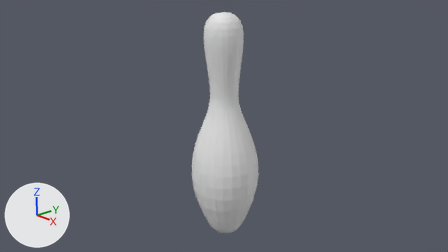
The Blender file BlenderProjects/RotationalExtrusionWithBowlingPin/RotationalExtrusionWithBowlingPin.blend: old version first, new version second.
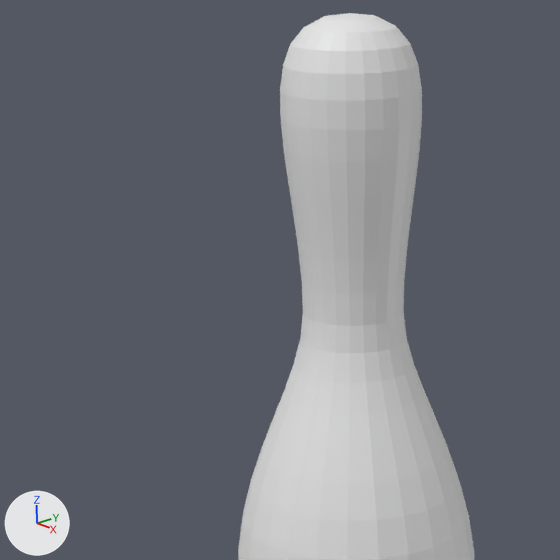
Each version is shown from the file's camera 'Camera', then close up on the part from 28% to 63% of the width and 3% to 66% of the height. Arrows for +X, +Y and +Z are at lower left; the lights stay in place.

Names of what the first close-up shows: 'Pin'.
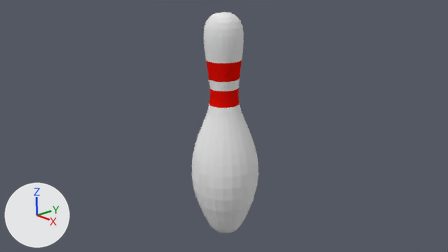
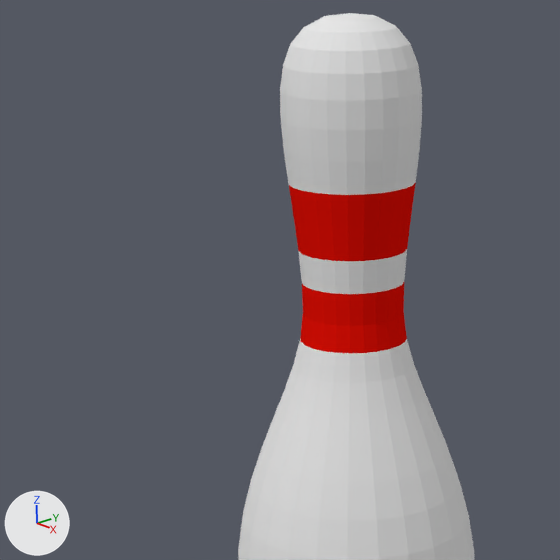
What differs and where, as boxes (x1, y1, x2, y2) in the close-ups (560 x 560 px):
part 1 of me_mesh, recoloured (white to red)
    both: (289, 182, 416, 353)

Edits to the bpy script that builds the scene:
```text
Add mat_pin:
    mat_pin = diffuse_material('Pin')
    mat_pin.base_color = (0.8, 0.8, 0.8)  # white #e7e7e7
Add mat_strip:
    mat_strip = diffuse_material('strip')
    mat_strip.base_color = (0.8, 0.00557, 0.0016)  # red #e71105
Change me_mesh:
    where me_mesh.from_pydata(...)  # 842 vertices, 864 faces; spans x -0.57..0.57, y -1.85..1.95, z -0.57..0.57
    used by ob_pin; location = (0.0, 0.0, 1.855); rotation_euler = (1.571, 0.0, 0.0), in degrees (90, 0, 0)
    me_mesh part 1: 96 of the faces centred in x -0.27..0.27, y 0.54..1.13, z -0.27..0.27 switch from no material to mat_strip (red #e71105)
    add me_mesh.materials.append(mat_pin)  # white #e7e7e7
```
